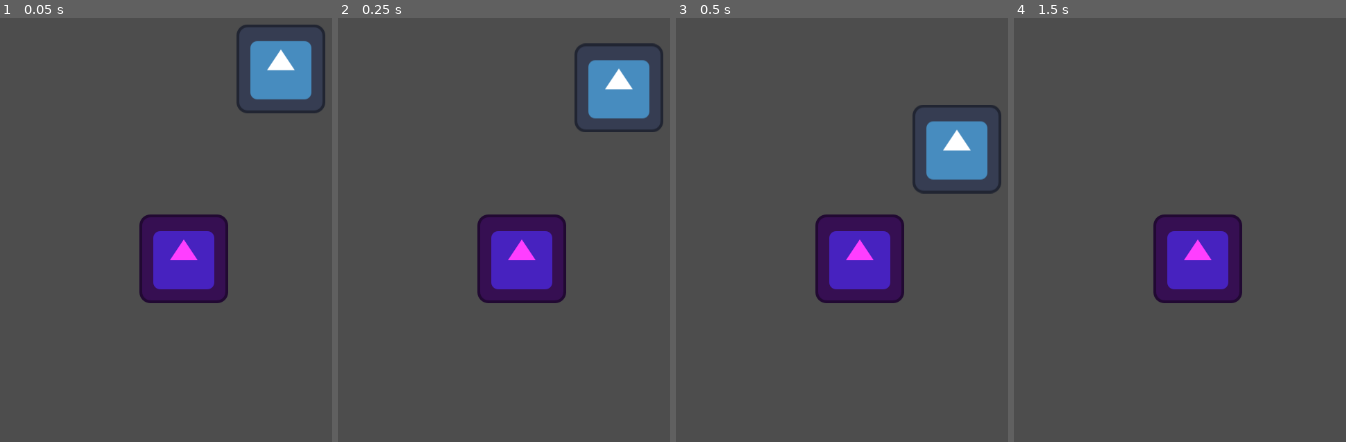
Above: before the commit, frames 1-4 (left to right).
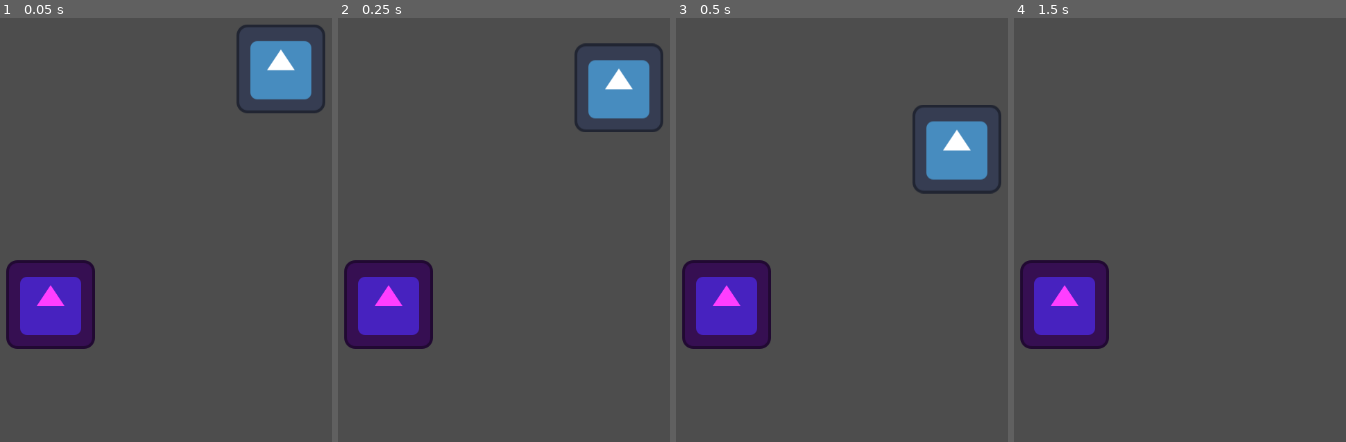
Above: after the commit, the same moments.

Repository: javierdkn/proyecto-de-juego
Game: Godot game, scene res://escena 1/juego_godot.tscn
Same seed, same stepped clock (60 frames per second), same inputs: the game is played once before the commit and once after it. The engine's default icon, where the game draws it, is replaced by a stand-in: a white triangle on a blue panel in a dark square.
Inputs:
- Up to frame 1 (0.05 s): no input
- Up to frame 2 (0.25 s): no input
- Up to frame 3 (0.5 s): no input
- Up to frame 4 (1.5 s): no input

The runs differ from the first frame. In frame 1, 11% of the frame differs, in the area x 1-69%, y 46-79%; in frame 2, 11%; in frame 3, 11%; in frame 4, 11%.

Commit message:
intento 8:(

Diff:
--- a/escena 1/juego_godot.tscn
+++ b/escena 1/juego_godot.tscn
@@ -23,7 +23,7 @@
 position = Vector2(-727, 453)
 
 [node name="StaticBody2D" type="StaticBody2D" parent="." unique_id=1948533997]
-position = Vector2(-856, 475)
+position = Vector2(-1048, 541)
 
 [node name="Sprite2D" type="Sprite2D" parent="StaticBody2D" unique_id=986540859]
 modulate = Color(1, 0.24313726, 1, 1)
Not shown, added: .gitattributes
Not shown, added: .gitignore
